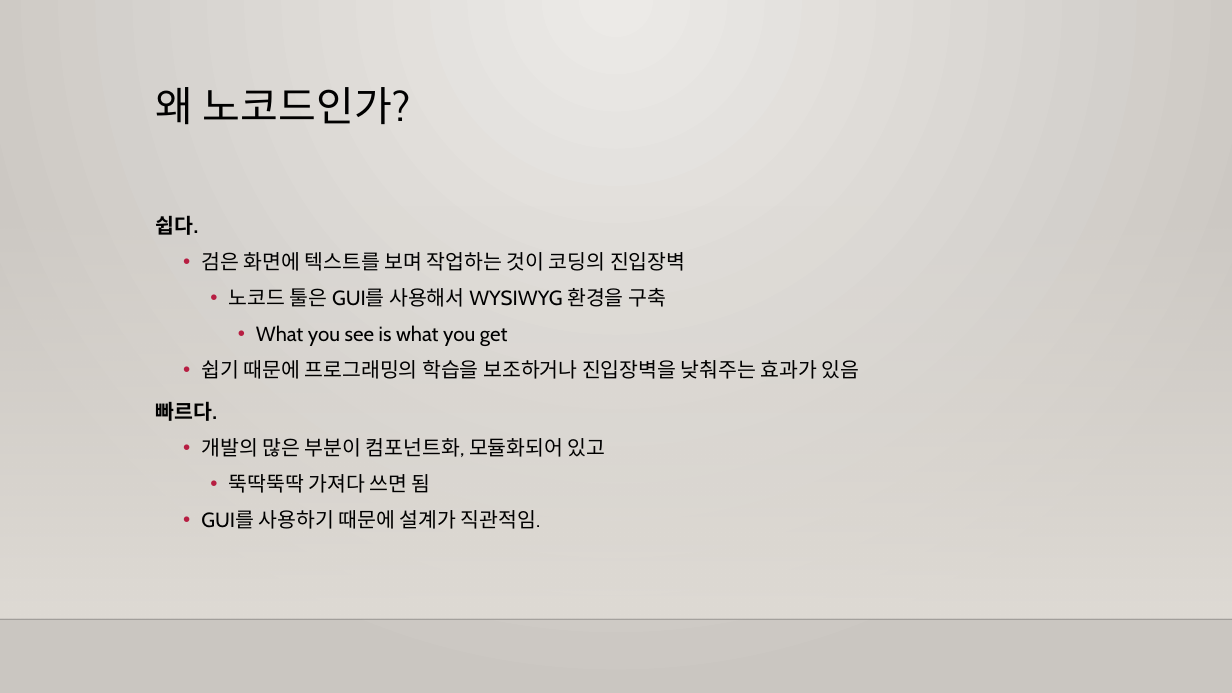
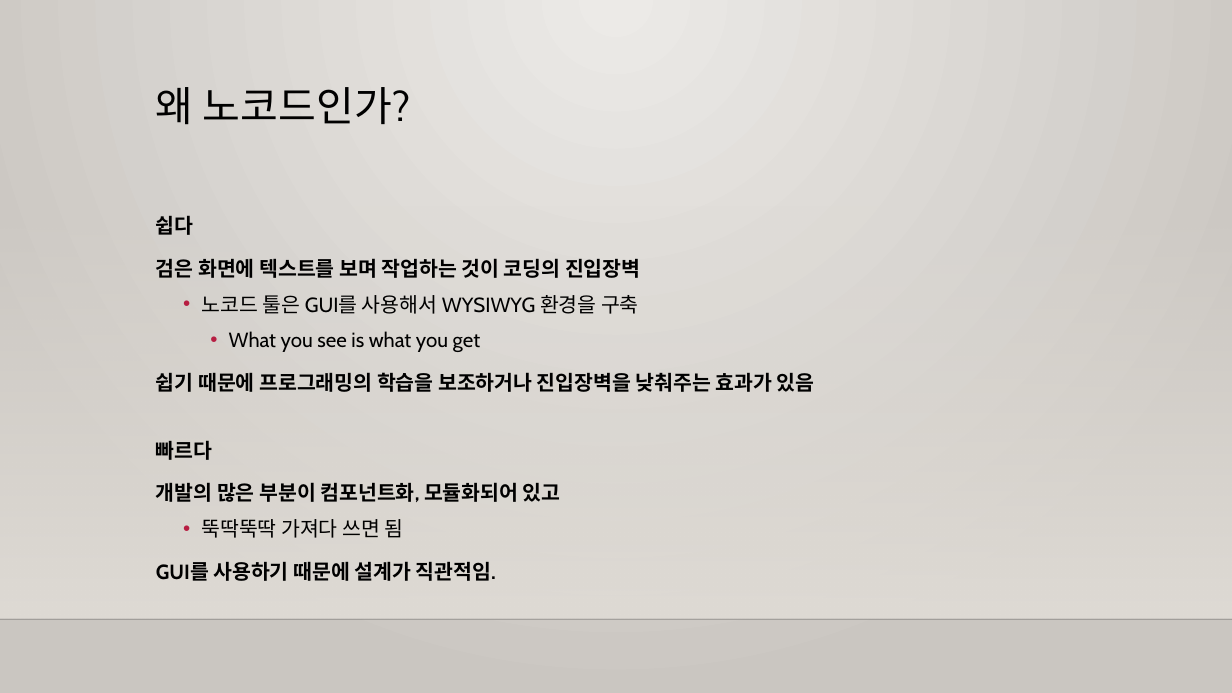
Before and after one commit to m00nlygreat/obsidian-vault, a slide deck: slide 4 of 노코드 엔지니어링/노코드 개론.pptx. Drawn at 1232x693 pixels with LibreOffice and Linux fonts; fonts in the diff are those of the drawing; background and template pictures are left out. Boxes give left, top, right and bottom in pixels: in the first picture for what was removed or moved away, otherwise in the second. Text is boxed around its words. In the diff, an @@ line names an element or a change of style, - is before the commit and + after.

Commit message:
백업 완료: 2023-11-25 03:10:02
Affected files:
노코드 엔지니어링/노코드 개론.md
노코드 엔지니어링/노코드 개론.pptx

```diff
--- a/노코드 엔지니어링/노코드 개론.pptx
+++ b/노코드 엔지니어링/노코드 개론.pptx
@@ text at (156,215,194,235): text changed @@
-쉽다.
+쉽다
@@ text at (156,258,815,581): bold on in "검은 화면에 텍스트를 보며 작업하는 것이 코딩의 ...", "쉽기 때문에 프로그래밍의 학습을 보조하거나 진입장벽을 낮춰주는 ...", "개발의 많은 부분이 컴포넌트화, 모듈화되어 있고", "GUI를 사용하기 때문에 설계가 직관적임."; bullet • to none; list level 2 to 1 in "검은 화면에 텍스트를 보며 작업하는 ..."; list level 3 to 2 in "노코드 툴은 GUI를 사용해서 WYSIWYG ..."; list level 4 to 3 in "What you see is what ..."; list level 2 to 1 in "쉽기 때문에 프로그래밍의 학습을 보조하거나 ..."; list level 2 to 1 in "개발의 많은 부분이 컴포넌트화, 모듈화되어 ..."; list level 3 to 2 in "뚝딱뚝딱 가져다 쓰면 됨"; list level 2 to 1 in "GUI를 사용하기 때문에 설계가 직관적임." @@
@@ text at (156,440,213,460): text changed @@
-빠르다.
+빠르다
```
Also in this commit, not shown: 1 other slide changed, 1 other file.
